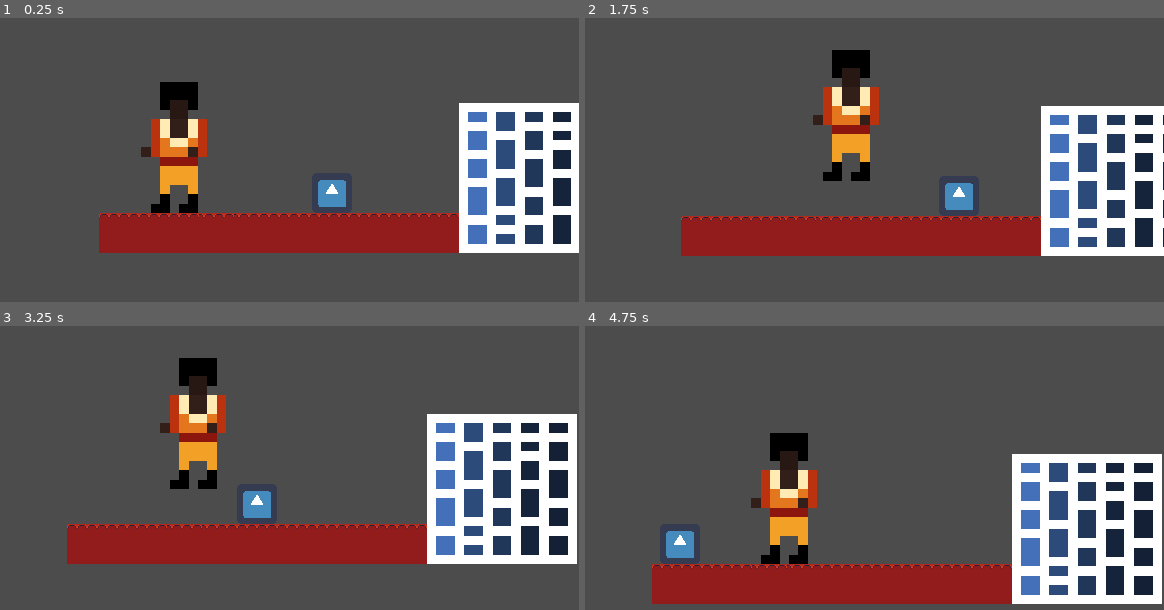
Above: before the commit, frames 1-4 (two rows, left to right).
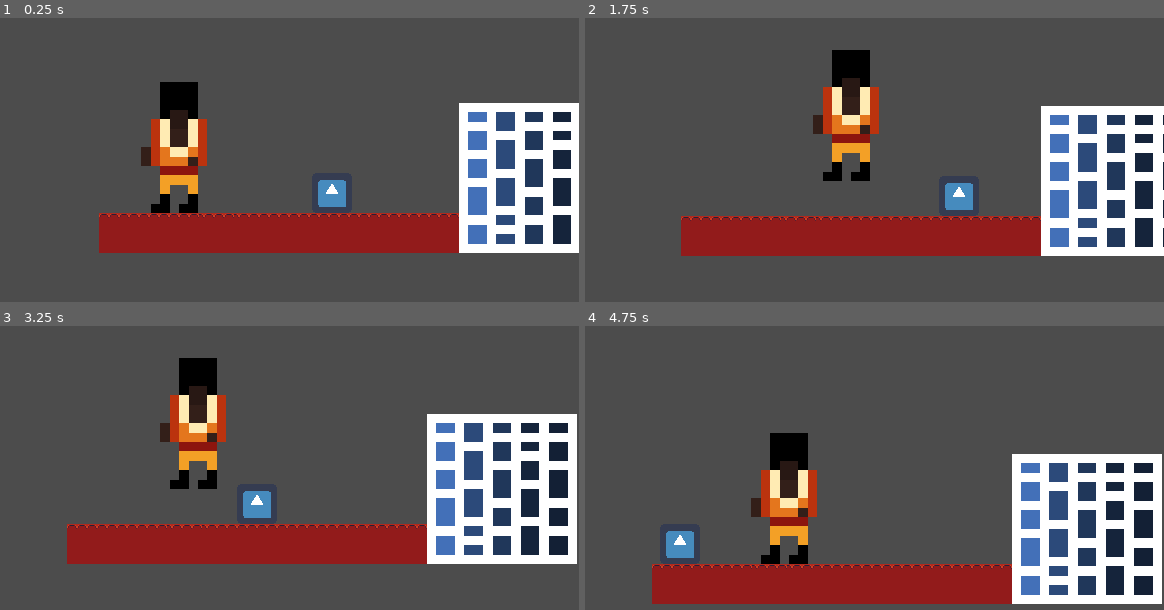
Above: after the commit, the same moments.

Repository: Pikmin4please/Supreme-Disco
Game: Godot game, scene res://World.tscn
The game is run twice, just before and just after one commit, with the same random seed, the same clock (stepped at 60 frames per second) and the same inputs. The engine's default icon, where the game draws it, is replaced by a stand-in: a white triangle on a blue panel in a dark square.
Inputs:
- Up to frame 1 (0.25 s): no input
- Up to frame 2 (1.75 s): hold Right (ui_right) from 0.53 s (still down); tap Up (ui_up) at 0.77, 1.52 s
- Up to frame 3 (3.25 s): release Right (ui_right) at 2.03 s; hold Left (ui_left) 2.03-2.78 s; hold Right (ui_right) from 2.78 s (still down); tap Up (ui_up) at 3.02 s
- Up to frame 4 (4.75 s): tap Up (ui_up) at 3.77, 4.52 s; release Right (ui_right) at 4.28 s; hold Left (ui_left) from 4.28 s (still down)

The runs differ from the first frame. In frame 1, 1.2% of the frame differs, in the area x 24-36%, y 28-56%; in frame 2, 1.2%; in frame 3, 1.2%; in frame 4, 1.2%.

Commit message:
Added some animations for player - idle left and right, walk right

Diff:
--- a/Player/Player.tscn
+++ b/Player/Player.tscn
@@ -1,10 +1,113 @@
-[gd_scene load_steps=4 format=2]
+[gd_scene load_steps=27 format=2]
 
 [ext_resource path="res://Player/Player.gd" type="Script" id=1]
 [ext_resource path="res://Player/Player.png" type="Texture" id=2]
+[ext_resource path="res://Player/Player_Spritesheet.png" type="Texture" id=3]
 
 [sub_resource type="RectangleShape2D" id=1]
 extents = Vector2( 64, 120 )
+
+[sub_resource type="AtlasTexture" id=2]
+atlas = ExtResource( 3 )
+region = Rect2( 0, 0, 240, 240 )
+
+[sub_resource type="AtlasTexture" id=3]
+atlas = ExtResource( 3 )
+region = Rect2( 240, 0, 240, 240 )
+
+[sub_resource type="AtlasTexture" id=4]
+atlas = ExtResource( 3 )
+region = Rect2( 480, 0, 240, 240 )
+
+[sub_resource type="AtlasTexture" id=5]
+atlas = ExtResource( 3 )
+region = Rect2( 720, 0, 240, 240 )
+
+[sub_resource type="AtlasTexture" id=6]
+atlas = ExtResource( 3 )
+region = Rect2( 960, 0, 240, 240 )
+
+[sub_resource type="AtlasTexture" id=7]
+atlas = ExtResource( 3 )
+region = Rect2( 0, 240, 240, 240 )
+
+[sub_resource type="AtlasTexture" id=8]
+atlas = ExtResource( 3 )
+region = Rect2( 240, 240, 240, 240 )
+
+[sub_resource type="AtlasTexture" id=9]
+atlas = ExtResource( 3 )
+region = Rect2( 480, 240, 240, 240 )
+
+[sub_resource type="AtlasTexture" id=10]
+atlas = ExtResource( 3 )
+region = Rect2( 720, 240, 240, 240 )
+
+[sub_resource type="AtlasTexture" id=11]
+atlas = ExtResource( 3 )
+region = Rect2( 960, 240, 240, 240 )
+
+[sub_resource type="AtlasTexture" id=12]
+atlas = ExtResource( 3 )
+region = Rect2( 0, 480, 240, 240 )
+
+[sub_resource type="AtlasTexture" id=13]
+atlas = ExtResource( 3 )
+region = Rect2( 240, 480, 240, 240 )
+
+[sub_resource type="AtlasTexture" id=14]
+atlas = ExtResource( 3 )
+region = Rect2( 480, 480, 240, 240 )
+
+[sub_resource type="AtlasTexture" id=15]
+atlas = ExtResource( 3 )
+region = Rect2( 720, 480, 240, 240 )
+
+[sub_resource type="AtlasTexture" id=16]
+atlas = ExtResource( 3 )
+region = Rect2( 960, 480, 240, 240 )
+
+[sub_resource type="AtlasTexture" id=17]
+atlas = ExtResource( 3 )
+region = Rect2( 1200, 480, 240, 240 )
+
+[sub_resource type="AtlasTexture" id=18]
+atlas = ExtResource( 3 )
+region = Rect2( 1440, 480, 240, 240 )
+
+[sub_resource type="AtlasTexture" id=19]
+atlas = ExtResource( 3 )
+region = Rect2( 1680, 480, 240, 240 )
+
+[sub_resource type="AtlasTexture" id=20]
+atlas = ExtResource( 3 )
+region = Rect2( 0, 720, 240, 240 )
+
+[sub_resource type="AtlasTexture" id=21]
+atlas = ExtResource( 3 )
+region = Rect2( 240, 720, 240, 240 )
+
+[sub_resource type="AtlasTexture" id=22]
+atlas = ExtResource( 3 )
+region = Rect2( 480, 720, 240, 240 )
+
+[sub_resource type="SpriteFrames" id=23]
+animations = [ {
+"frames": [ SubResource( 2 ), SubResource( 3 ), SubResource( 4 ), SubResource( 5 ), SubResource( 6 ) ],
+"loop": true,
+"name": "IdleLeft",
+"speed": 10.0
+}, {
+"frames": [ SubResource( 7 ), SubResource( 8 ), SubResource( 9 ), SubResource( 10 ), SubResource( 11 ) ],
+"loop": true,
+"name": "IdleRight",
+"speed": 10.0
+}, {
+"frames": [ SubResource( 12 ), SubResource( 13 ), SubResource( 14 ), SubResource( 15 ), SubResource( 16 ), SubResource( 17 ), SubResource( 18 ), SubResource( 19 ), SubResource( 20 ), SubResource( 21 ), SubResource( 22 ) ],
+"loop": true,
+"name": "WalkRight",
+"speed": 11.0
+} ]
 
 [node name="Player" type="KinematicBody2D"]
 collision_layer = 4
@@ -23,3 +126,9 @@
 [node name="RemoteTransform2D" type="RemoteTransform2D" parent="."]
 update_rotation = false
 update_scale = false
+
+[node name="AnimatedSprite" type="AnimatedSprite" parent="."]
+frames = SubResource( 23 )
+animation = "IdleLeft"
+frame = 1
+playing = true
Binary file added: Player/Player_Spritesheet.png
Not shown, added: Player/Player_Spritesheet.png.import
